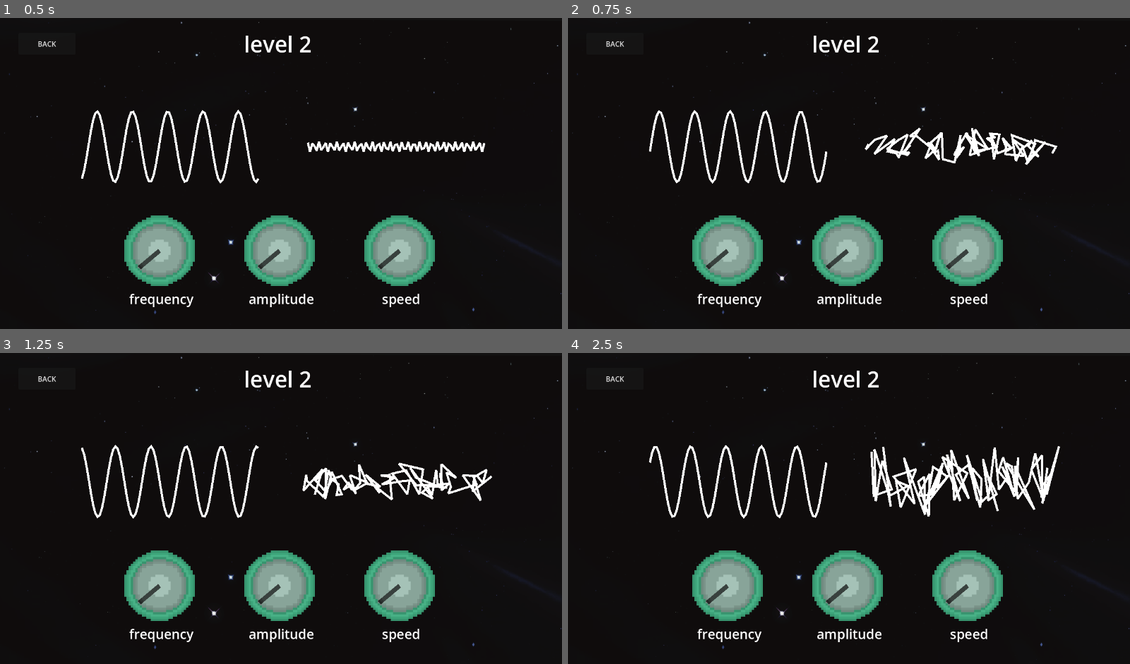
Above: before the commit, frames 1-4 (two rows, left to right).
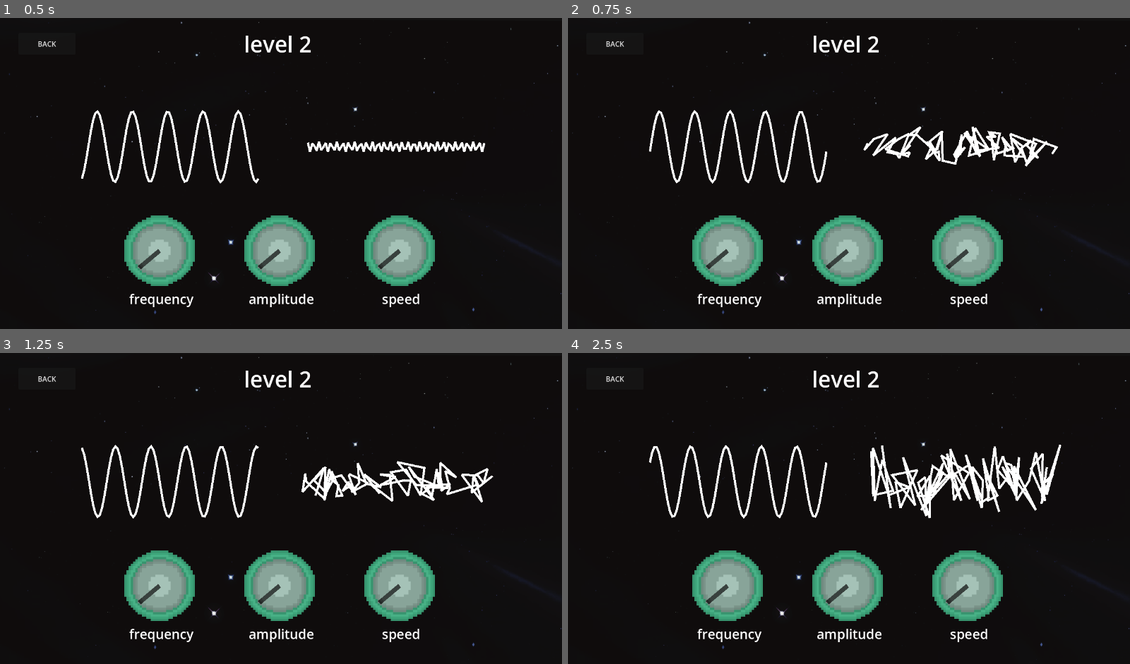
Above: after the commit, the same moments.

Repository: alexgaaranes/jame-gam-50
Game: Godot game, scene res://scenes/level/level2/level2.tscn
The game is run twice, just before and just after one commit, with the same random seed, the same clock (stepped at 60 frames per second) and the same inputs. This scene is started directly instead of the project's main scene.
Inputs (mouse positions are in pixels of both pictures, inside the frame that each line leads up to):
- Up to frame 1 (0.5 s): no input
- Up to frame 2 (0.75 s): tap Enter (ui_accept) at 0.5 s; drag from (725, 251) to (967, 251) at 0.52 s
- Up to frame 3 (1.25 s): no input
- Up to frame 4 (2.5 s): drag from (967, 586) to (725, 586) at 1.27 s; move the mouse to (849, 586) at 2.02 s; hold A (left) from 2.03 s (still down); tap F (Interact) at 2.1 s; click (849, 586) at 2.17 s

Frame 1 is identical in both runs. In frame 2, 0.7% of the frame differs, in the area x 52-88%, y 34-48%; in frame 3, 0.8%; in frame 4, 1.2%, in the area x 53-88%, y 29-54%.

Commit message:
feat: increase glitch effect

Diff:
--- a/scenes/level/level2/adjust_wave.gd
+++ b/scenes/level/level2/adjust_wave.gd
@@ -46,7 +46,7 @@
 		#points.append(Vector2(x, y + height / 2))  # center vertically
 
 		#  Add glitchy offset
-		var glitch_strength = total_difference_knob_values * 18
+		var glitch_strength = total_difference_knob_values * 20
 		var jitter_x = randf_range(-glitch_strength, glitch_strength)
 		var jitter_y = randf_range(-glitch_strength, glitch_strength)
 
